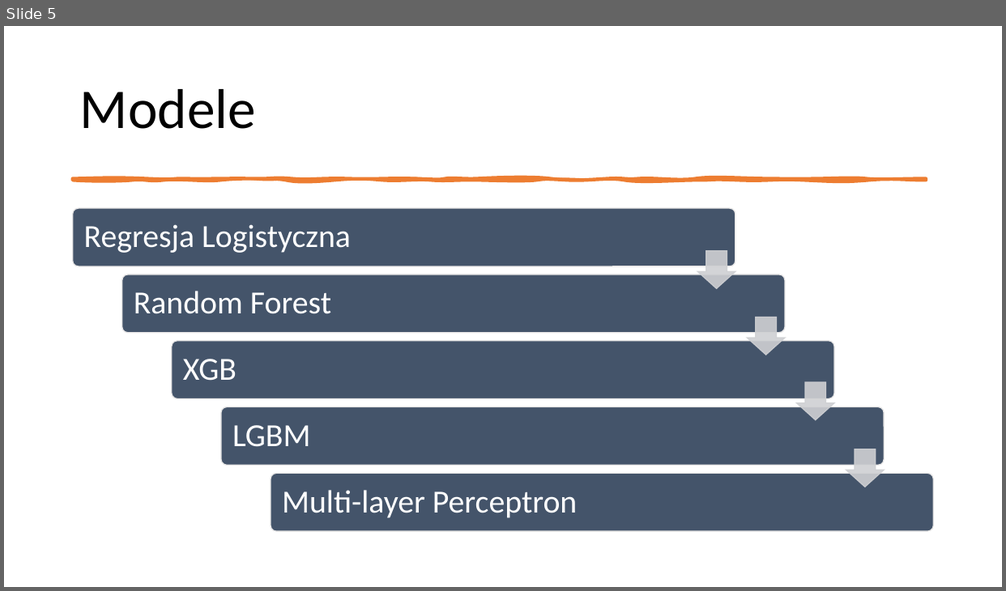
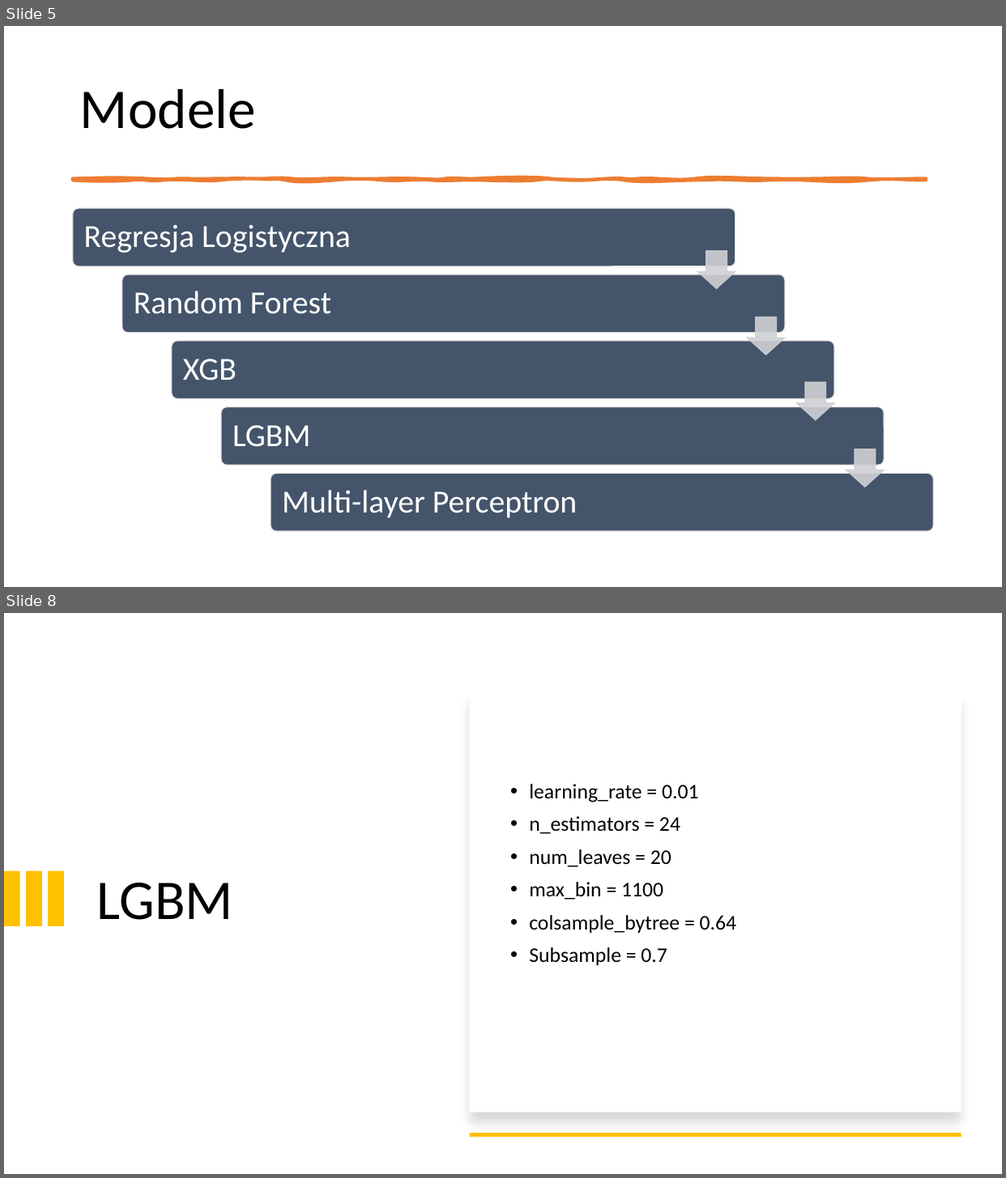
Before and after one commit to JakubKozlowski1/data_mining, a slide deck: data_mining_prezentacja.pptx. Shown one above the other, each under a label of ours: slide 5 before the commit, slides 5 and 8 after it; the slides between them are not shown. The pictures are 1006x591 and 1006x1178 pixels, drawn with LibreOffice and Linux fonts; fonts in the diff are those of the drawing. Boxes give left, top, right and bottom in pixels: in the first picture for what was removed or moved away, otherwise in the second. Text is boxed around its words. In the diff, an @@ line names an element or a change of style, - is before the commit and + after.

```diff
--- a/data_mining_prezentacja.pptx
+++ b/data_mining_prezentacja.pptx
@@ slide 8 added at bbox=[4, 613, 1002, 1174], background #FFFFFF @@
@@ rectangle added at bbox=[470, 693, 961, 1112], fill #FFFFFF @@
@@ text added at bbox=[529, 784, 736, 965], 20 pt, text #000000 @@
+• learning_rate = 0.01
+• n_estimators = 24
+• num_leaves = 20
+• max_bin = 1100
+• colsample_bytree = 0.64
+• Subsample = 0.7
@@ rectangle added at bbox=[4, 871, 19, 926], fill #FFC000 @@
@@ rectangle added at bbox=[26, 871, 41, 926], fill #FFC000 @@
@@ rectangle added at bbox=[49, 871, 64, 926], fill #FFC000 @@
@@ title added at bbox=[97, 883, 233, 920], 54 pt, text #000000 @@
+LGBM
@@ rectangle added at bbox=[470, 1133, 961, 1137], fill #FFC000 @@
```
Also in this commit, not shown: 8 other slides added, 4 slides removed, 7 other files.
